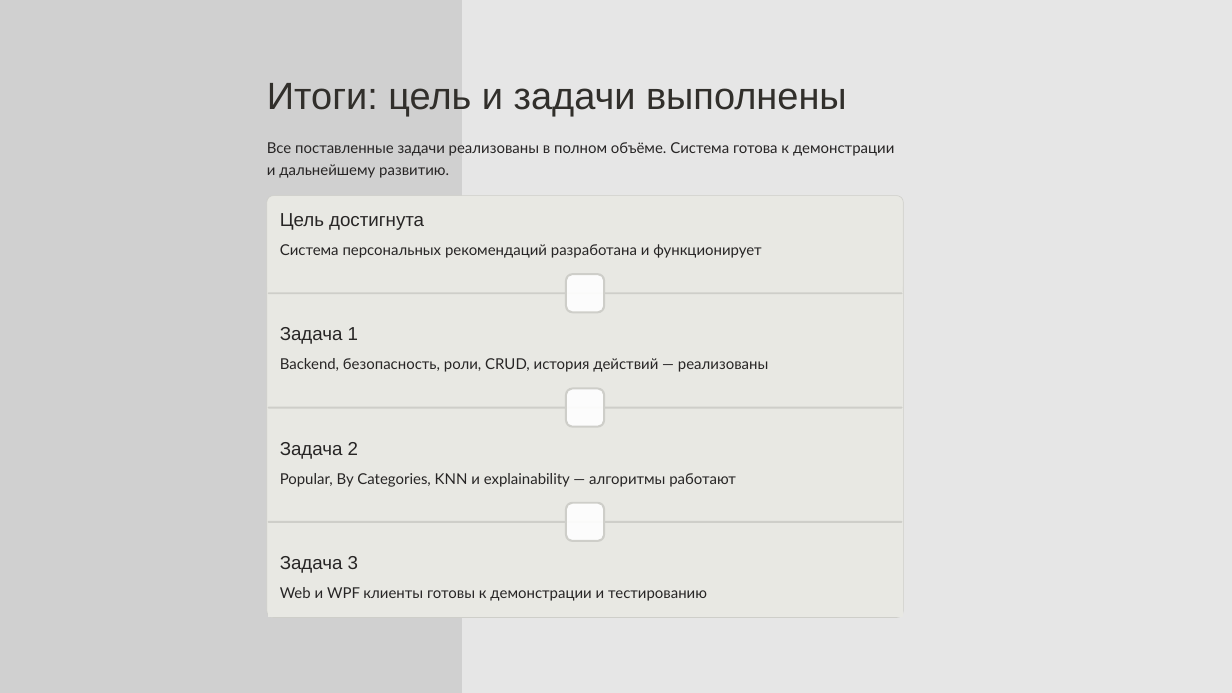
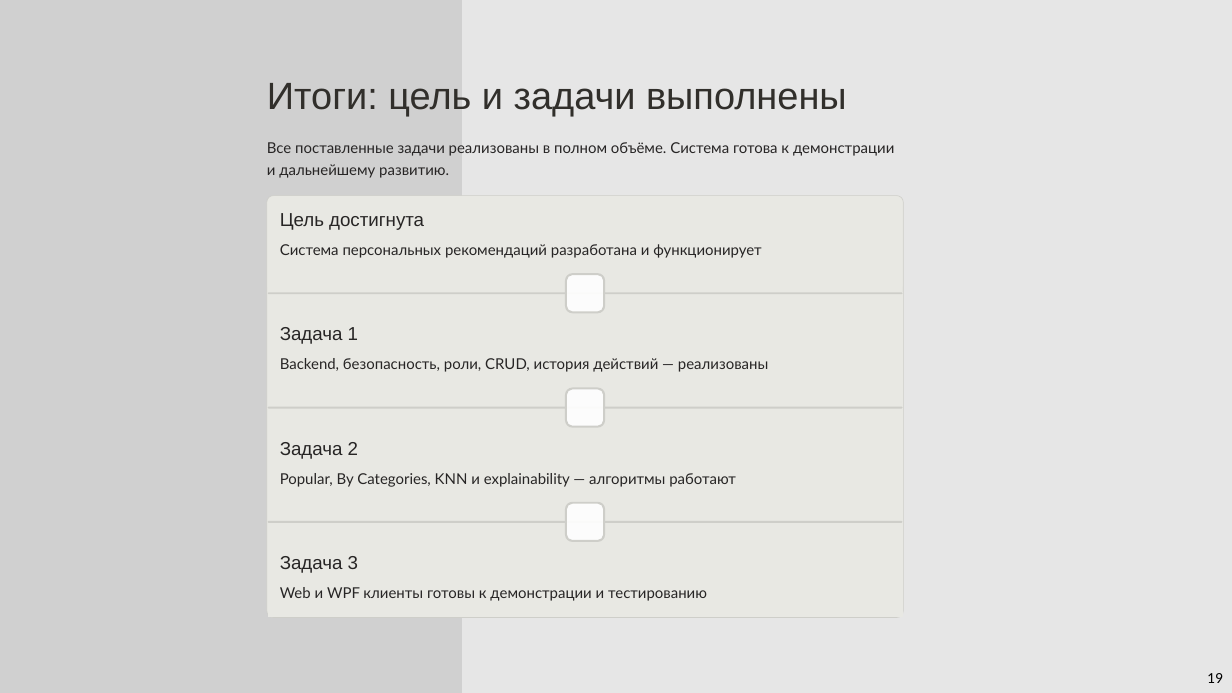
Before and after one commit to KockAnigilator/smart-content-recommender, a slide deck: slide 19 of docs/Презентация.pptx (slide 10 before the commit). Drawn at 1232x693 pixels with LibreOffice and Linux fonts; fonts in the diff are those of the drawing; grey boxes stand for pictures; background and template pictures are left out. Boxes give left, top, right and bottom in pixels: in the first picture for what was removed or moved away, otherwise in the second. Text is boxed around its words. In the diff, an @@ line names an element or a change of style, - is before the commit and + after.

```diff
--- a/docs/Презентация.pptx
+++ b/docs/Презентация.pptx
@@ text added at [1207, 673, 1223, 683], 18 pt, text #000000 @@
+19
```
Also in this commit, not shown: 10 other slides changed, 10 slides added, 1 slide removed, 9 other files.
